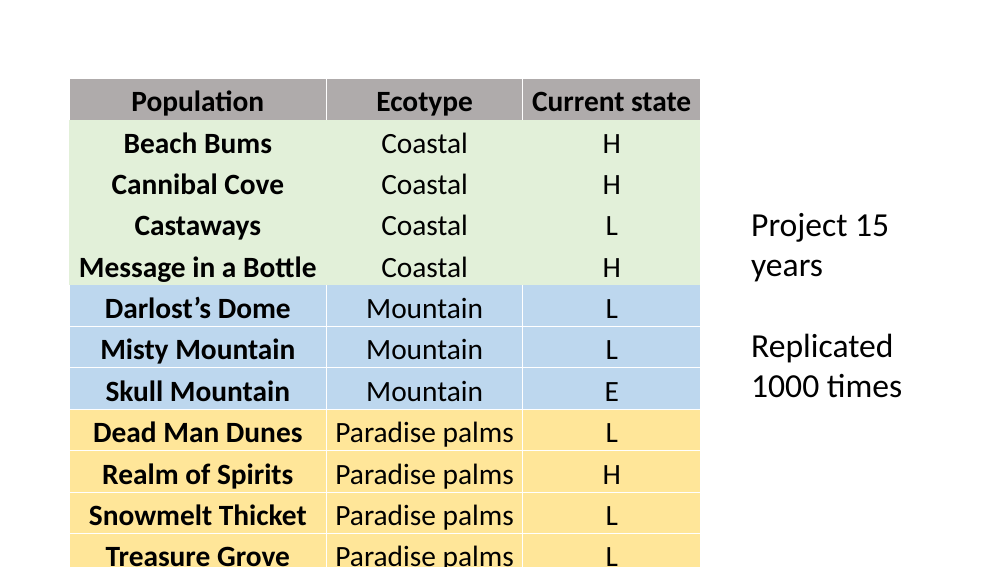
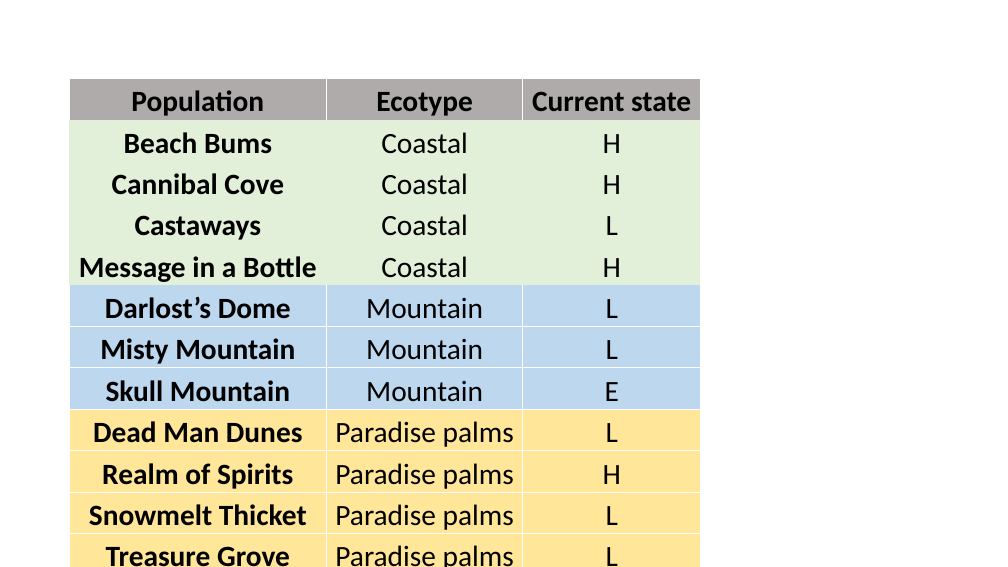
Before and after one commit to annamtucker/ssa-200, a slide deck: slide 6 of static/activities/activity-3.pptx. Drawn at 1008x567 pixels with LibreOffice and Linux fonts; fonts in the diff are those of the drawing. Boxes give left, top, right and bottom in pixels: in the first picture for what was removed or moved away, otherwise in the second. Text is boxed around its words. In the diff, an @@ line names an element or a change of style, - is before the commit and + after.

```diff
--- a/static/activities/activity-3.pptx
+++ b/static/activities/activity-3.pptx
@@ text removed at [751, 213, 902, 398] @@
-Project 15 years
-Replicated 1000 times
```
Also in this commit, not shown: 1 other slide changed, 3 slides added, 1 other file.
